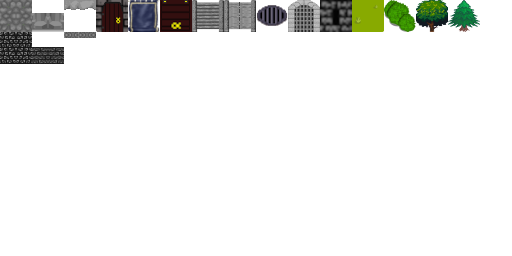
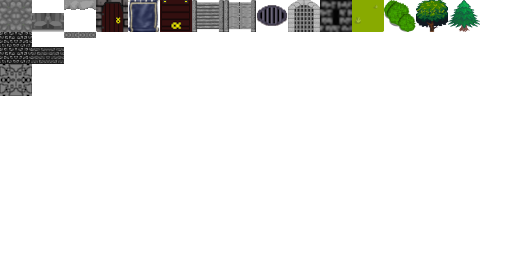
Two versions of the same layered image (512×256). Layer-by-layer changes:
added layer "Pasted Layer copy" above "Pasted Layer" over [left=0, top=64, right=32, bottom=96]
added layer "Pasted Layer #2" above "sprites.png" over [left=32, top=13, right=64, bottom=32]
painted on "sprites.png" over [left=32, top=13, right=64, bottom=32]
